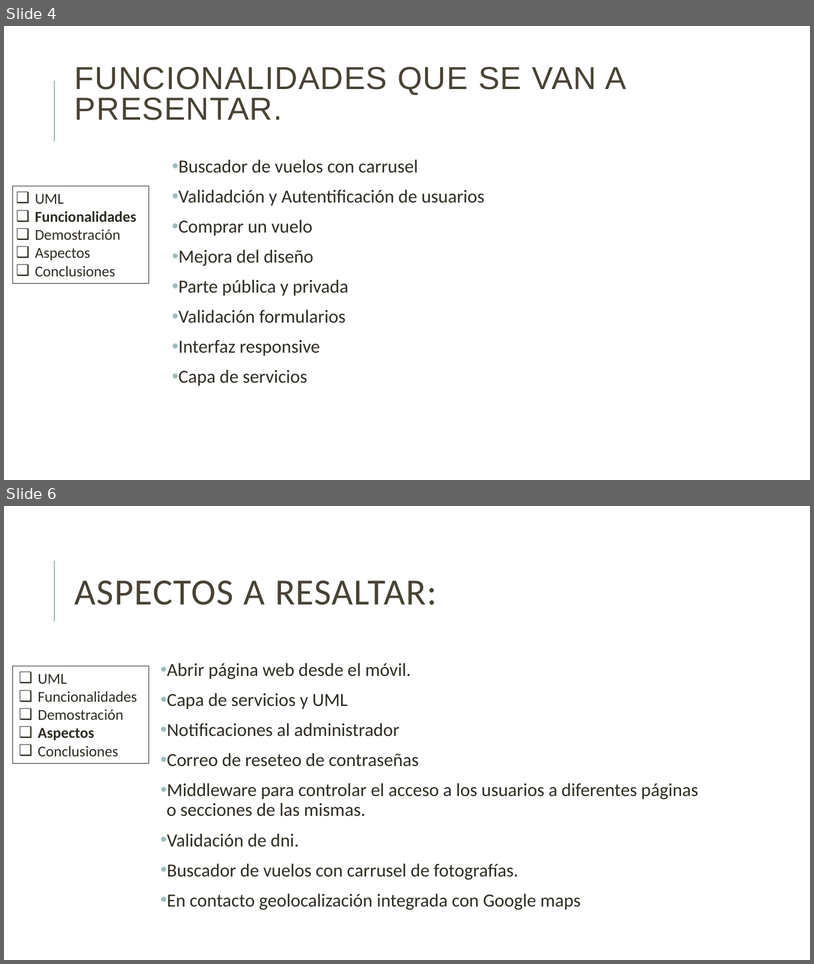
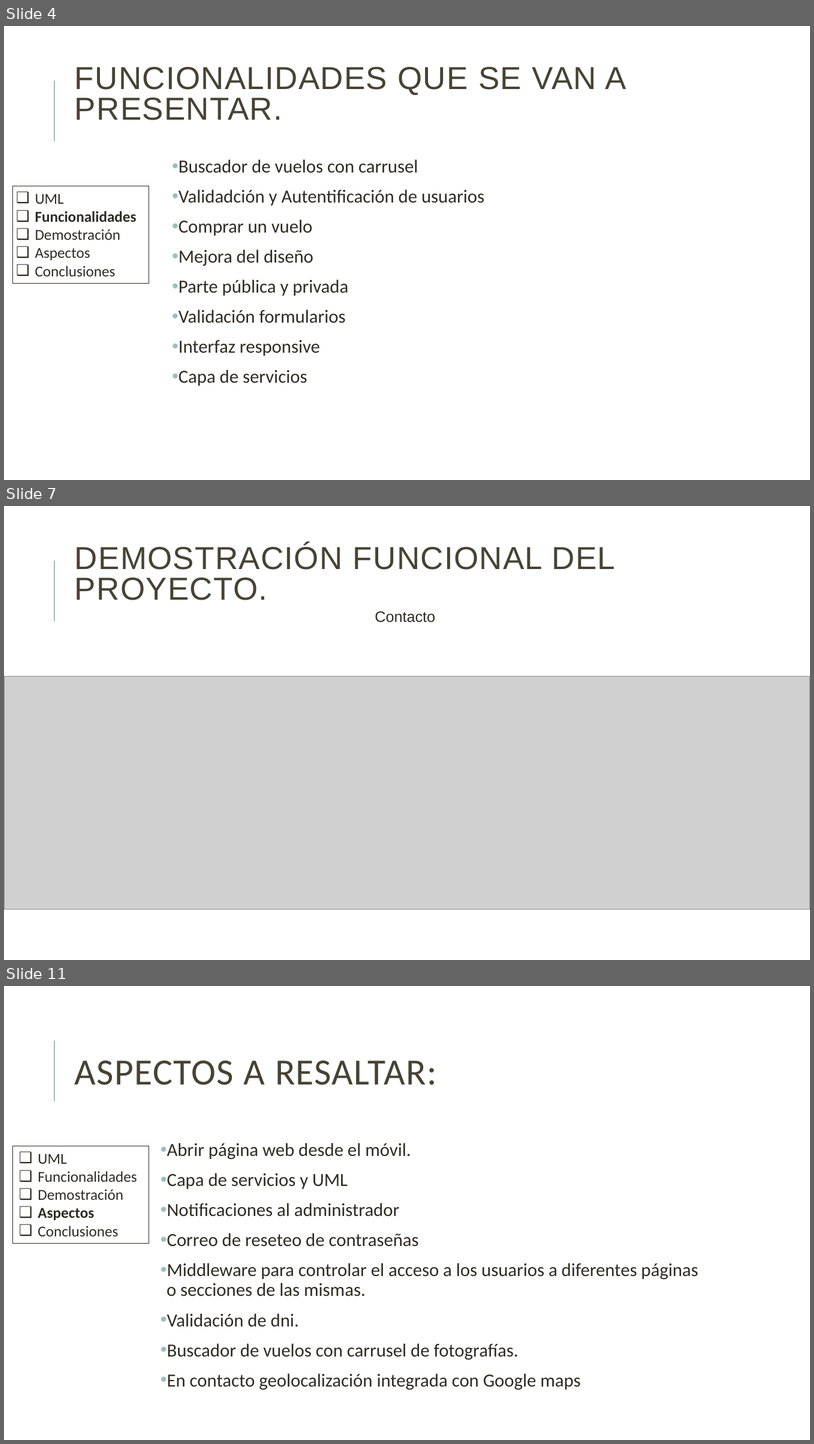
Before and after one commit to danielallhoff/M17-G4-AirDSS, a slide deck: AIRDSS.pptx. Shown one above the other, each under a label of ours: slides 4 and 6 before the commit, slides 4, 7 and 11 after it; the slides between them are not shown. The pictures are 814x964 and 814x1444 pixels, drawn with LibreOffice and Linux fonts; fonts in the diff are those of the drawing; grey boxes stand for pictures. Boxes give left, top, right and bottom in pixels: in the first picture for what was removed or moved away, otherwise in the second. Text is boxed around its words. In the diff, an @@ line names an element or a change of style, - is before the commit and + after.

```diff
--- a/AIRDSS.pptx
+++ b/AIRDSS.pptx
@@ slide 7 added at (4,506,810,960), background #FFFFFF; not listed: 1 template element that a slide beside it also shows @@
@@ title added at (75,543,616,600), 37.8 pt, text #474233 @@
+DEMOSTRACIÓN FUNCIONAL DEL PROYECTO.
@@ text added at (375,611,435,622), 18 pt, text #2E2B21 @@
+Contacto
@@ picture added at (4,676,810,909) @@
@@ what was slide 6 is now slide 11 @@
```
Also in this commit, not shown: 2 slides changed, 4 other slides added.
